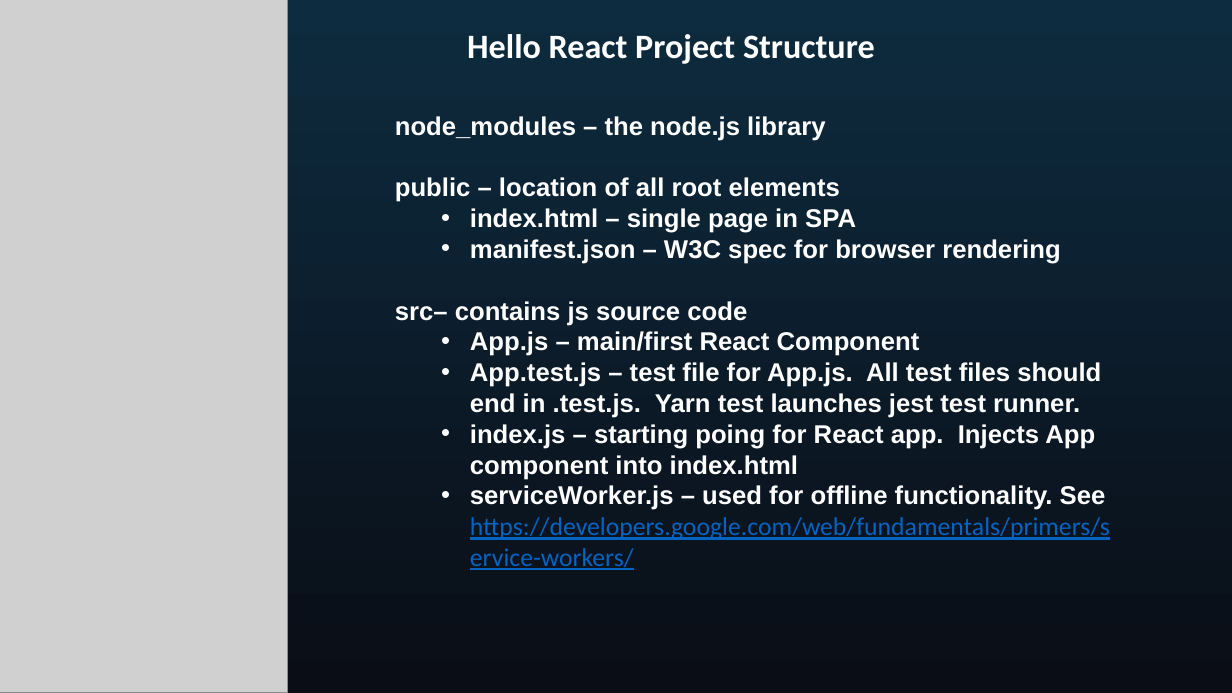
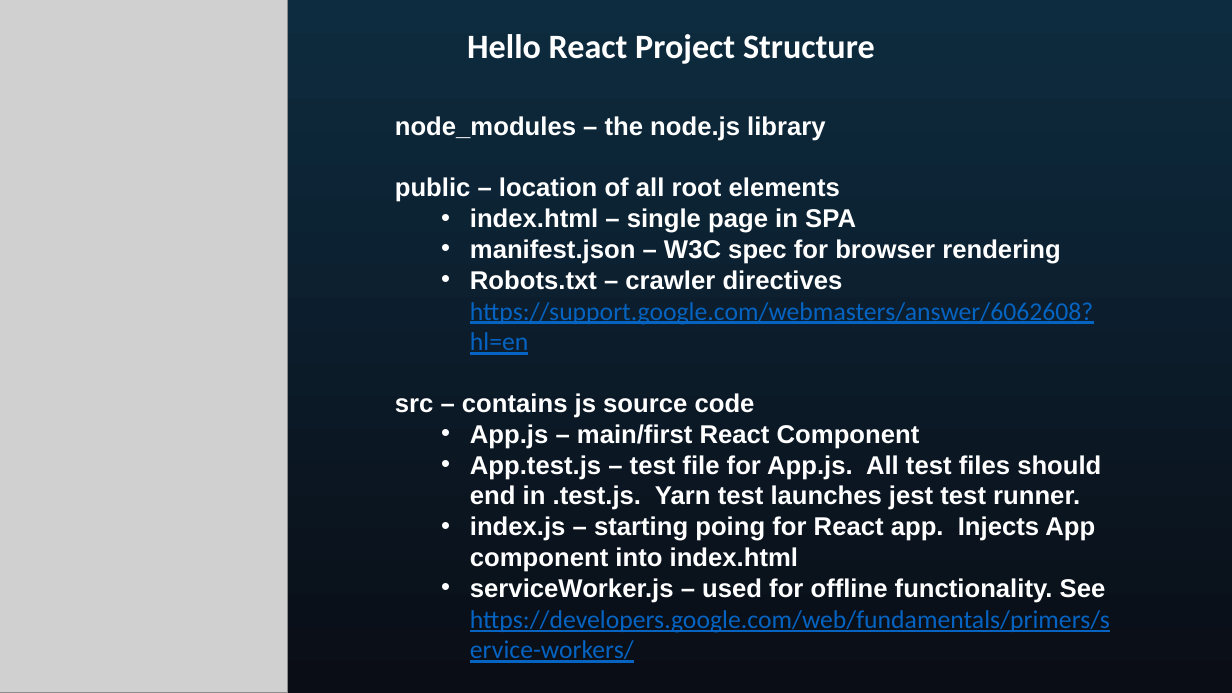
Before and after one commit to seblechernet/PowerPoint-Decks, a slide deck: slide 12 of 01 Introduction to React.pptx. Drawn at 1232x693 pixels with LibreOffice and Linux fonts; fonts in the diff are those of the drawing; grey boxes stand for pictures. Boxes give left, top, right and bottom in pixels: in the first picture for what was removed or moved away, otherwise in the second. Text is boxed around its words. In the diff, an @@ line names an element or a change of style, - is before the commit and + after.

```diff
--- a/01 Introduction to React.pptx
+++ b/01 Introduction to React.pptx
@@ text at <box>395,270,1093,418</box>: text changed; font Arial to Calibri; text colour #FFFFFF to #0563C1; bold off @@
-src– contains js source code
+  • Robots.txt – crawler directives https://support.google.com/webmasters/answer/6062608?hl=en
+src – contains js source code
```
Also in this commit, not shown: 2 other slides changed, 1 other file.
